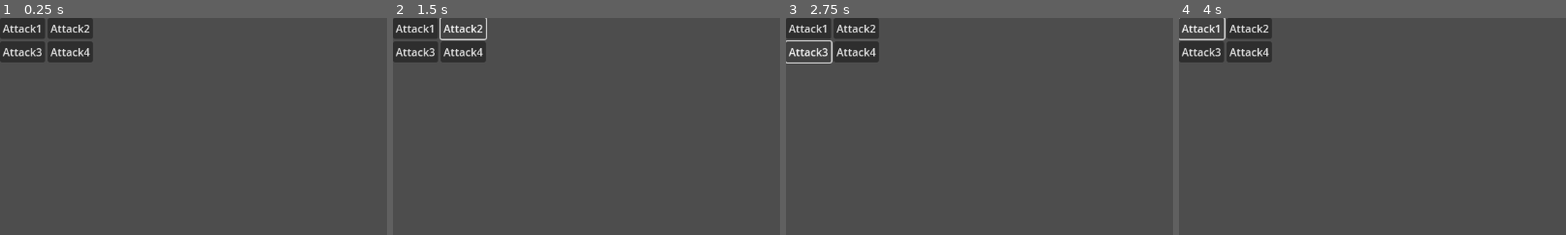
Above: before the commit, frames 1-4 (left to right).
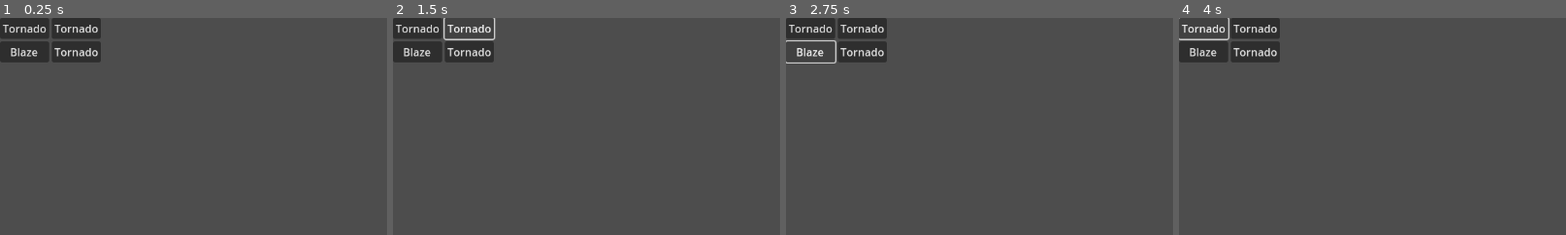
Above: after the commit, the same moments.

Repository: jadicodes/zodiac-battler
Game: Godot game, scene res://battle_arena/battle_arena.tscn
The game is run twice, just before and just after one commit, with the same random seed, the same clock (stepped at 60 frames per second) and the same inputs.
Inputs:
- Up to frame 1 (0.25 s): no input
- Up to frame 2 (1.5 s): click "Attack1" (after the commit: "Tornado") at 0.5 s; click "Attack2" (after the commit: "Tornado") at 1.25 s
- Up to frame 3 (2.75 s): click "Attack3" (after the commit: "Blaze") at 2 s
- Up to frame 4 (4 s): click "Attack4" (after the commit: "Tornado") at 2.75 s; click "Attack1" (after the commit: "Tornado") at 3.5 s
The pictures show only the part of the screen within x 0-50%, y 0-50%; the shares and areas given below are measured in that part.

The runs differ from the first frame. In frame 1, 1.6% of the frame differs, in the area x 0-27%, y 0-21%; in frame 2, 1.6%; in frame 3, 1.6%; in frame 4, 1.6%.

Commit message:
Add move names to button labels

Diff:
--- a/project/battle_arena/battle_arena.gd
+++ b/project/battle_arena/battle_arena.gd
@@ -5,12 +5,17 @@
 
 var _game_active := true
 
+@onready var _move_buttons: Array[Button] = [%Move1, %Move2, %Move3, %Move4]
 
 func _ready() -> void:
 	_monster_opponent.initialize()
 	_monster_self.initialize()
 	_monster_opponent.on_faint.connect(_win)
 	_monster_self.on_faint.connect(_lose)
+
+	var moves := _monster_self.get_moves()
+	for i in len(_move_buttons):
+		_move_buttons[i].text = moves[i].get_move_name()
 
 
 func _process_turn(monsters: Array[Monster], self_move_index: int) -> void:
--- a/project/battle_arena/battle_arena.tscn
+++ b/project/battle_arena/battle_arena.tscn
@@ -33,18 +33,22 @@
 columns = 2
 
 [node name="Move1" type="Button" parent="GridContainer"]
+unique_name_in_owner = true
 layout_mode = 2
 text = "Attack1"
 
 [node name="Move2" type="Button" parent="GridContainer"]
+unique_name_in_owner = true
 layout_mode = 2
 text = "Attack2"
 
 [node name="Move3" type="Button" parent="GridContainer"]
+unique_name_in_owner = true
 layout_mode = 2
 text = "Attack3"
 
 [node name="Move4" type="Button" parent="GridContainer"]
+unique_name_in_owner = true
 layout_mode = 2
 text = "Attack4"
 
